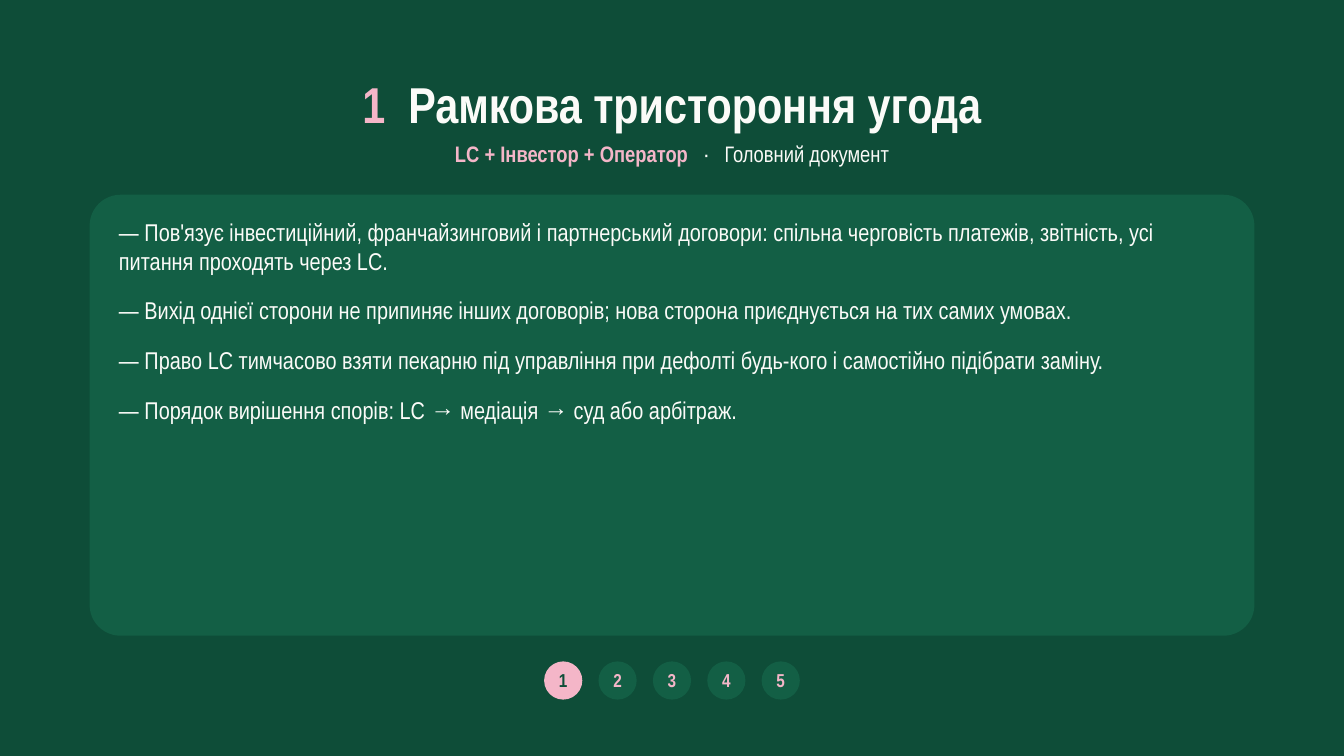
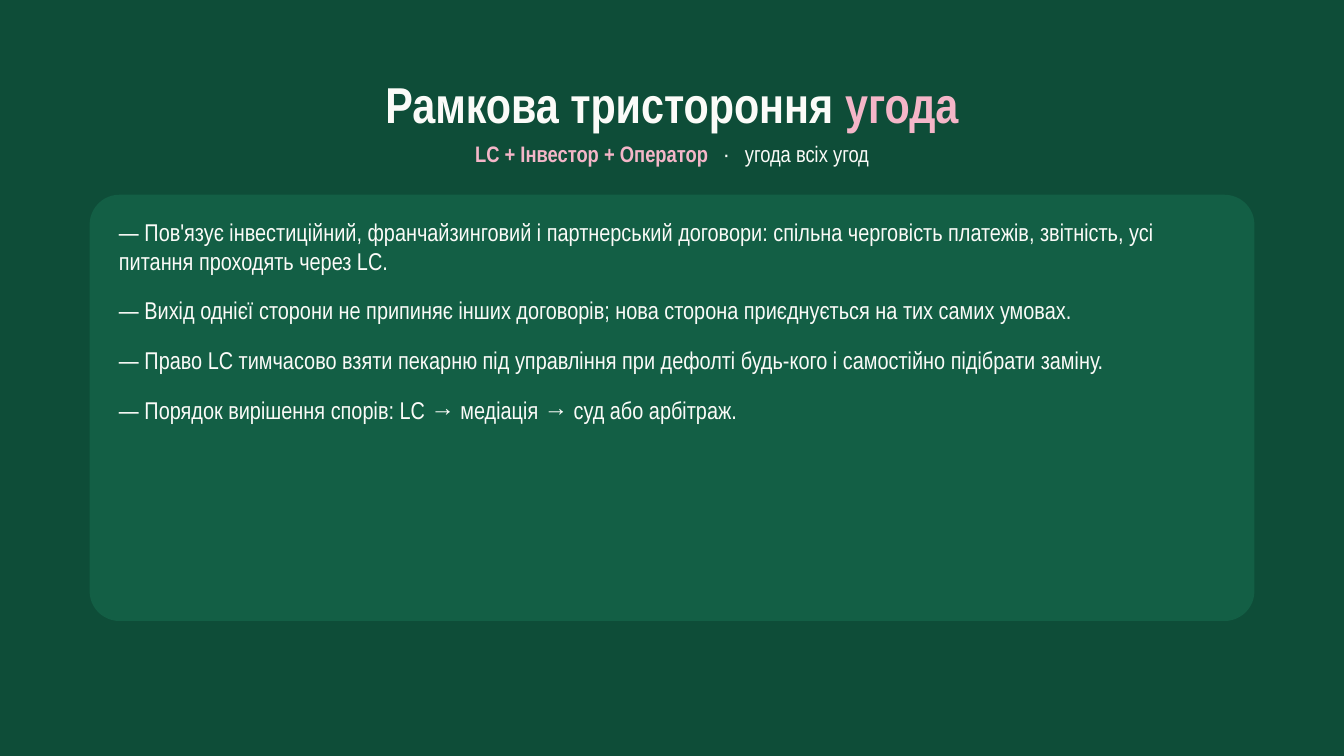
Before and after one commit to denfidiriv-cmyk/xcrypto, a slide deck: slide 28 of presentation_with_contract.pptx. Drawn at 1344x756 pixels with LibreOffice and Linux fonts; fonts in the diff are those of the drawing. Boxes give left, top, right and bottom in pixels: in the first picture for what was removed or moved away, otherwise in the second. Text is boxed around its words. In the diff, an @@ line names an element or a change of style, - is before the commit and + after.

```diff
--- a/presentation_with_contract.pptx
+++ b/presentation_with_contract.pptx
@@ text at (385,88,958,133): text changed @@
-1 Рамкова тристороння угода
+Рамкова тристороння угода
@@ text at (475,145,869,166): text changed @@
-LC + Інвестор + Оператор · Головний документ
+LC + Інвестор + Оператор · угода всіх угод
@@ rounded rectangle: place and size @@
-rounded rectangle at (89,195,1254,636)
+rounded rectangle at (89,195,1254,621)
@@ ellipse removed at (544,661,583,700) @@
@@ text removed at (559,674,568,687) @@
-1
@@ ellipse removed at (599,661,637,700) @@
@@ text removed at (613,674,622,687) @@
-2
@@ ellipse removed at (653,661,691,700) @@
@@ text removed at (668,674,677,688) @@
-3
@@ ellipse removed at (707,661,745,700) @@
@@ text removed at (722,674,731,687) @@
-4
@@ ellipse removed at (761,661,800,700) @@
@@ text removed at (776,674,785,687) @@
-5
```
Also in this commit, not shown: 5 other slides changed.
